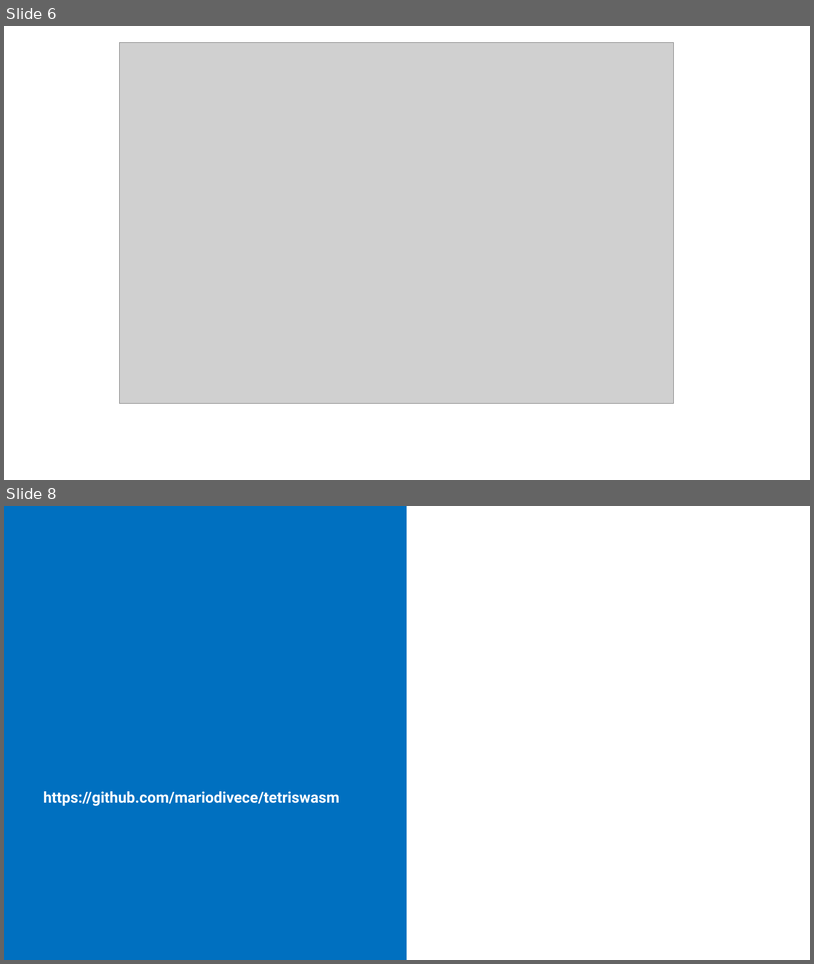
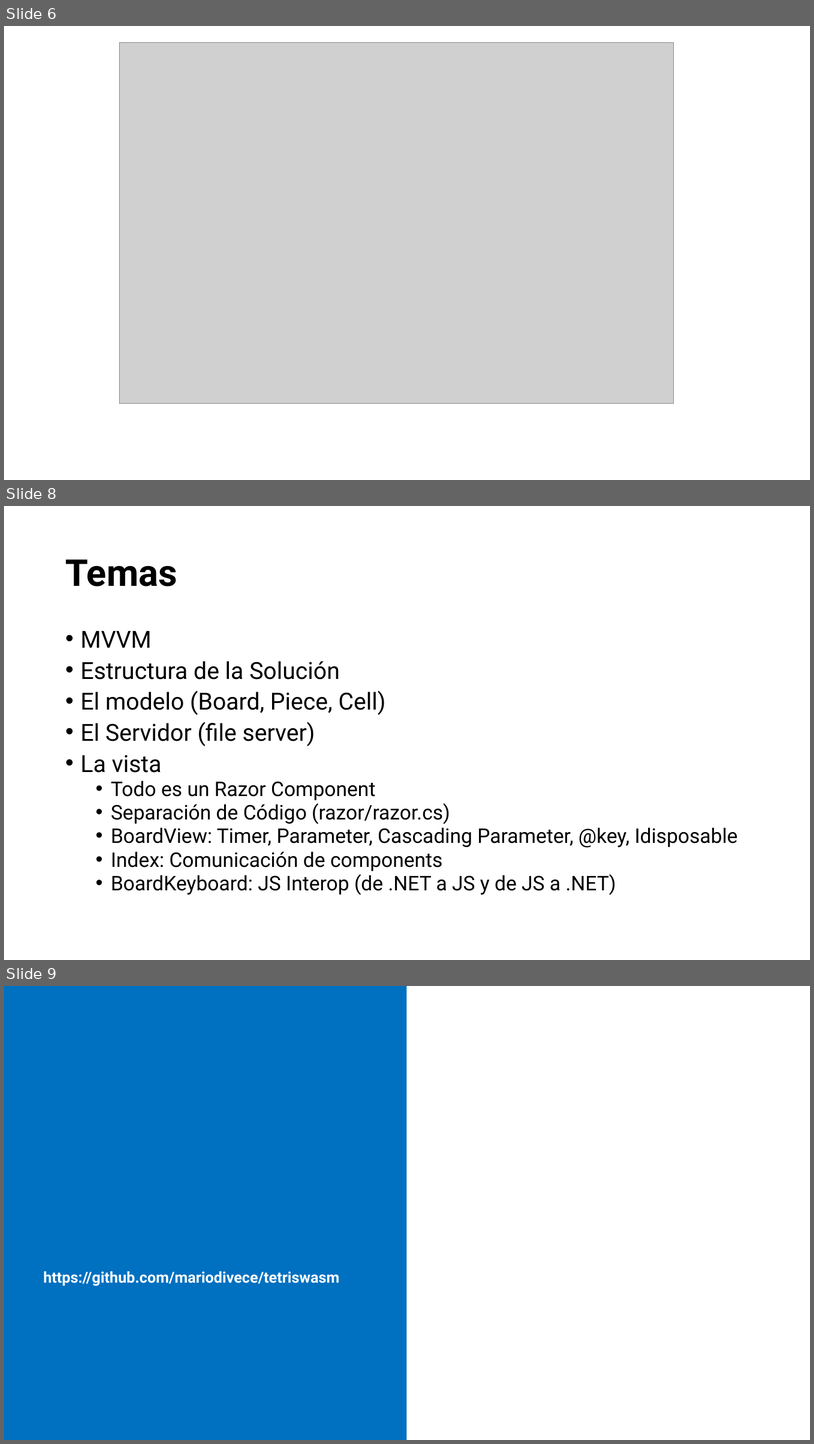
Before and after one commit to mariodivece/tetriswasm, a slide deck: Presentation.pptx. Shown one above the other, each under a label of ours: slides 6 and 8 before the commit, slides 6, 8 and 9 after it; the slides between them are not shown. The pictures are 814x964 and 814x1444 pixels, drawn with LibreOffice and Linux fonts; fonts in the diff are those of the drawing; grey boxes stand for pictures; background and template pictures are left out. Boxes give left, top, right and bottom in pixels: in the first picture for what was removed or moved away, otherwise in the second. Text is boxed around its words. In the diff, an @@ line names an element or a change of style, - is before the commit and + after.

```diff
--- a/Presentation.pptx
+++ b/Presentation.pptx
@@ slide 8 added at (4,506,810,960), background #FFFFFF @@
@@ title added at (65,559,177,586), 44 pt, text #000000, bold @@
+Temas
@@ text added at (81,631,738,895), 24 pt, text #000000 @@
+• MVVM
+• Estructura de la Solución
+• El modelo (Board, Piece, Cell)
+• El Servidor (file server)
+• La vista
+  • Todo es un Razor Component
+  • Separación de Código (razor/razor.cs)
+  • BoardView: Timer, Parameter, Cascading Parameter, @key, Idisposable
+  • Index: Comunicación de components
+  • BoardKeyboard: JS Interop (de .NET a JS y de JS a .NET)
@@ what was slide 8 is now slide 9 @@
```
Also in this commit, not shown: 1 slide changed, 1 other slide added, 1 slide removed, 2 other files.
